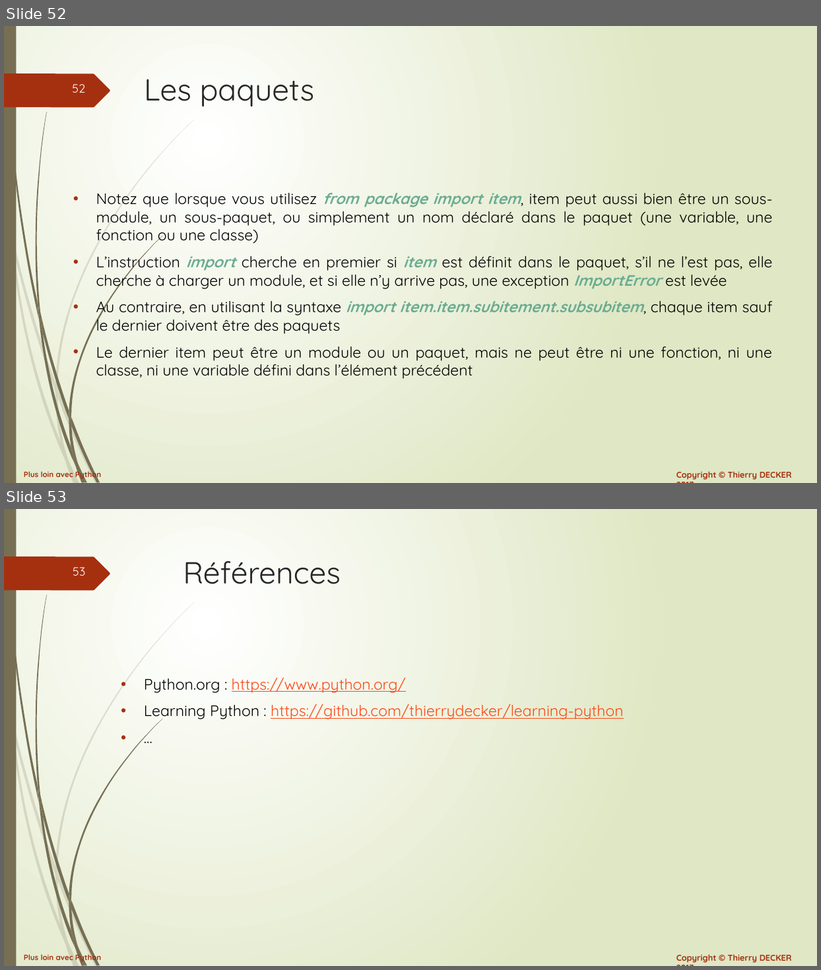
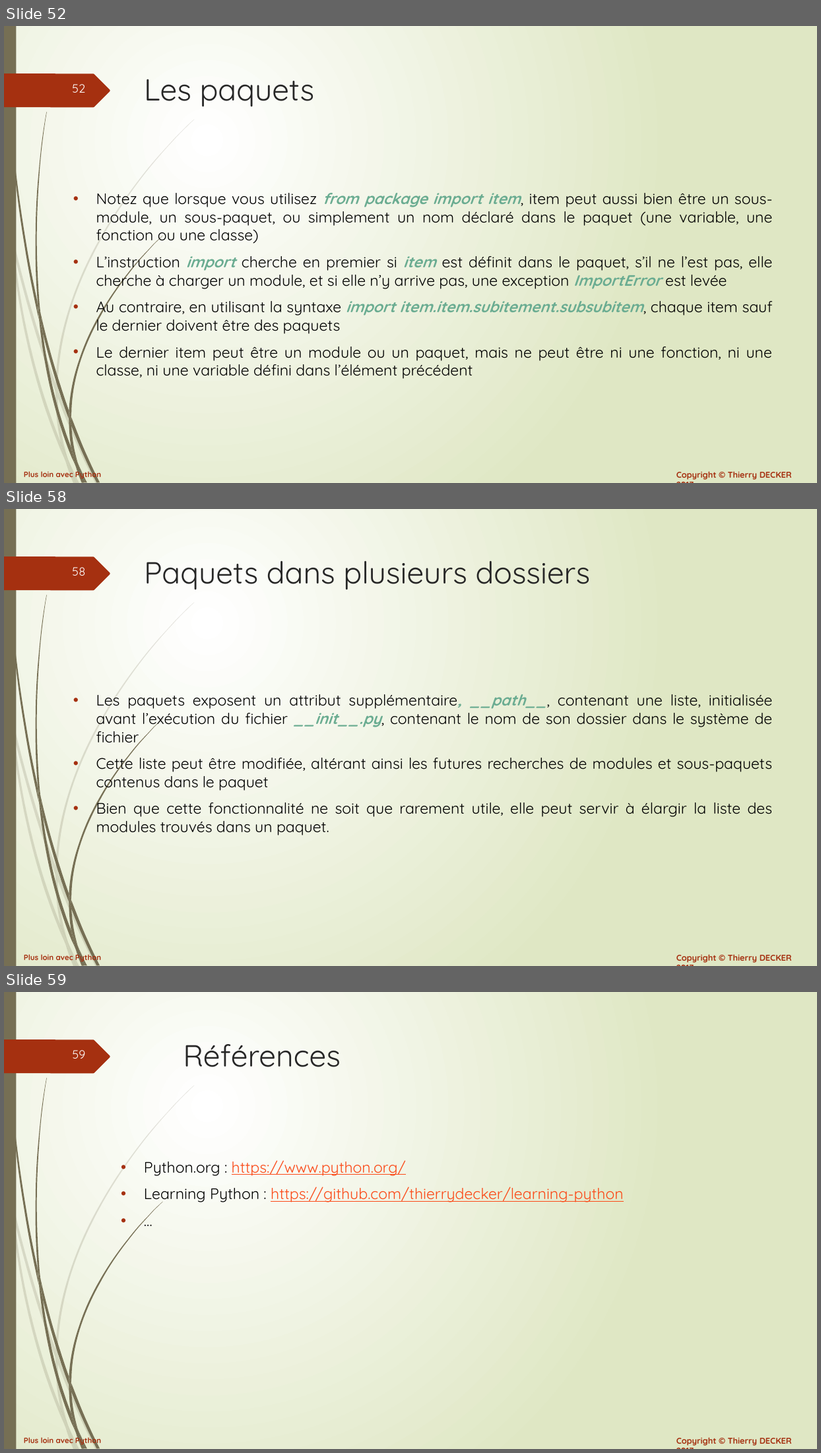
Before and after one commit to VikmanTheRacoon/learning-python, a slide deck: documentations/python-102.pptx. Shown one above the other, each under a label of ours: slides 52 and 53 before the commit, slides 52, 58 and 59 after it; the slides between them are not shown. The pictures are 821x970 and 821x1453 pixels, drawn with LibreOffice and Linux fonts; fonts in the diff are those of the drawing. Boxes give left, top, right and bottom in pixels: in the first picture for what was removed or moved away, otherwise in the second. Text is boxed around its words. In the diff, an @@ line names an element or a change of style, - is before the commit and + after.

```diff
--- a/documentations/python-102.pptx
+++ b/documentations/python-102.pptx
@@ slide 58 added at [4, 509, 817, 966], background gradient #FFFFFF to #DFE8C4; not listed: 27 template elements that a slide beside it also shows @@
@@ title added at [144, 561, 591, 590], 36 pt, text #262626 @@
+Paquets dans plusieurs dossiers
@@ text added at [96, 694, 773, 836], 18 pt, text #000000 @@
+• Les paquets exposent un attribut supplémentaire, __path__, contenant une liste, initialisée avant l’exécution du fichier __init__.py, contenant le nom de son dossier dans le système de fichier
+• Cette liste peut être modifiée, altérant ainsi les futures recherches de modules et sous-paquets contenus dans le paquet
+• Bien que cette fonctionnalité ne soit que rarement utile, elle peut servir à élargir la liste des modules trouvés dans un paquet.
@@ what was slide 53 is now slide 59 @@
@@ page number at [73, 1050, 86, 1059]: text changed @@
-53
+59
```
Also in this commit, not shown: 5 other slides added, 1 other file.
